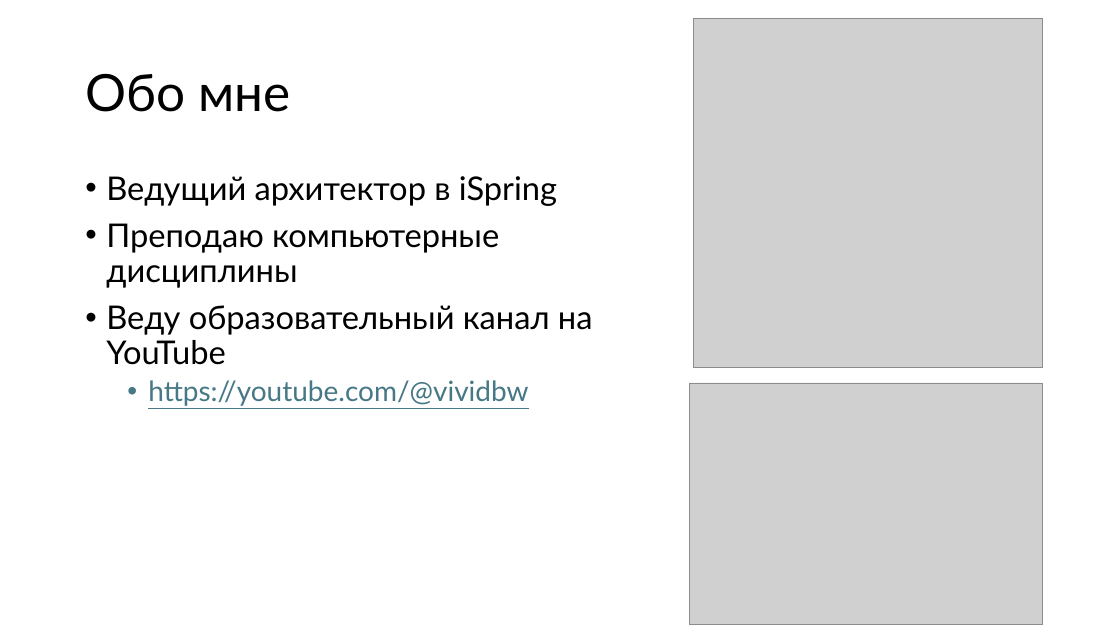
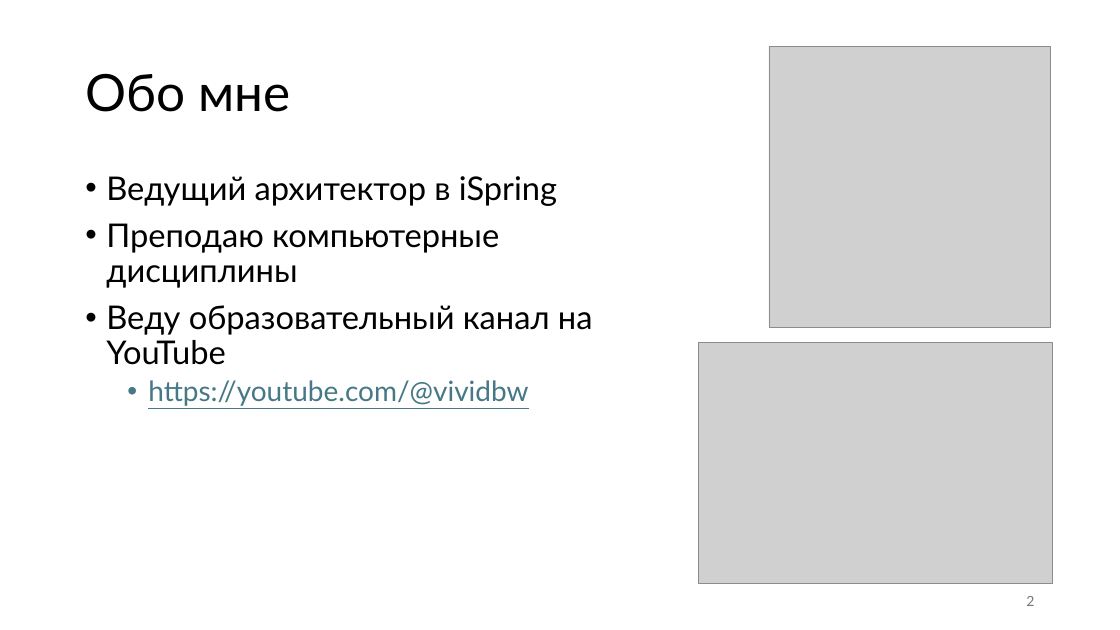
Before and after one commit to alexey-malov/ffmpeg-transcoder-demo, a slide deck: slide 2 of ffmpeg without pain.pptx. Drawn at 1120x630 pixels with LibreOffice and Linux fonts; fonts in the diff are those of the drawing; grey boxes stand for pictures. Boxes give left, top, right and bottom in pixels: in the first picture for what was removed or moved away, otherwise in the second. Text is boxed around its words. In the diff, an @@ line names an element or a change of style, - is before the commit and + after.

```diff
--- a/ffmpeg without pain.pptx
+++ b/ffmpeg without pain.pptx
@@ picture: place and size @@
-picture at (694,18,1044,368)
+picture at (769,46,1050,328)
@@ picture: place and size @@
-picture at (689,383,1043,625)
+picture at (699,342,1053,584)
@@ page number added at (1026,596,1034,606), 12 pt, text #797979 @@
+2
```
Also in this commit, not shown: 11 other slides changed, 50 slides added, 7 slides removed.
